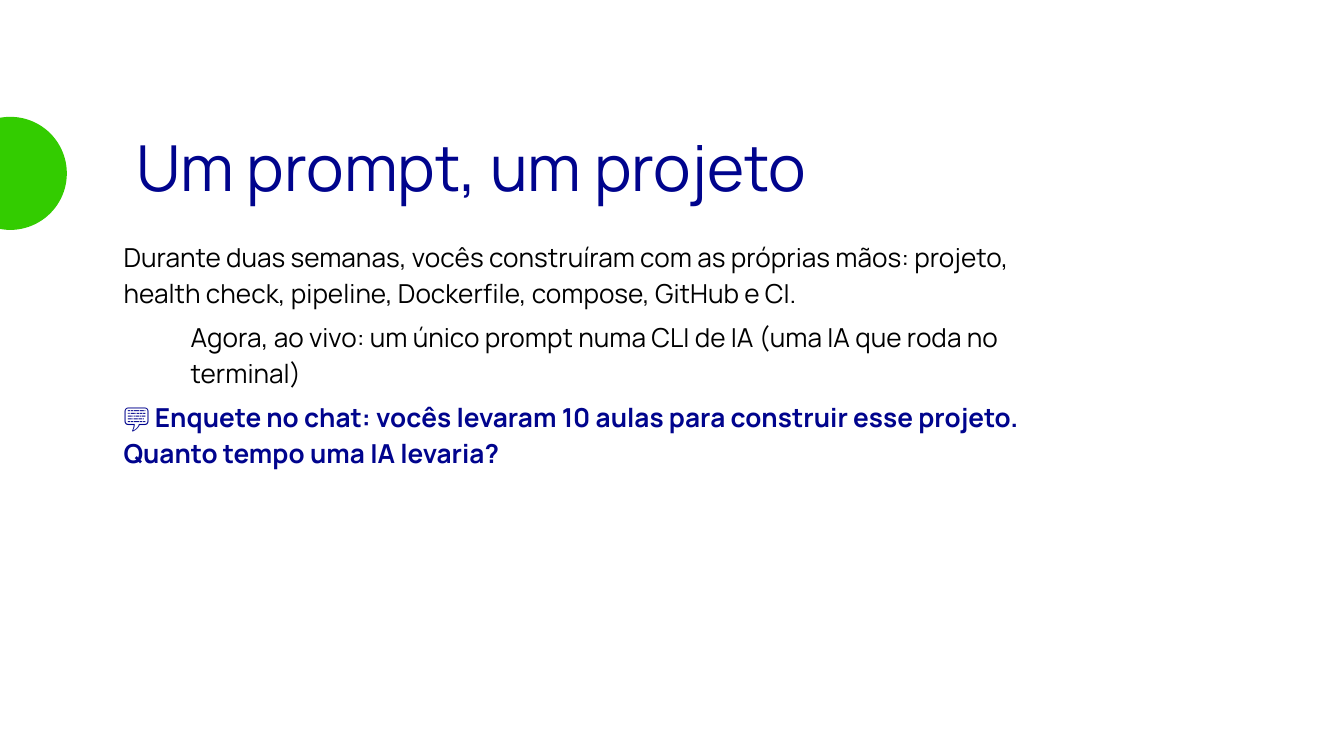
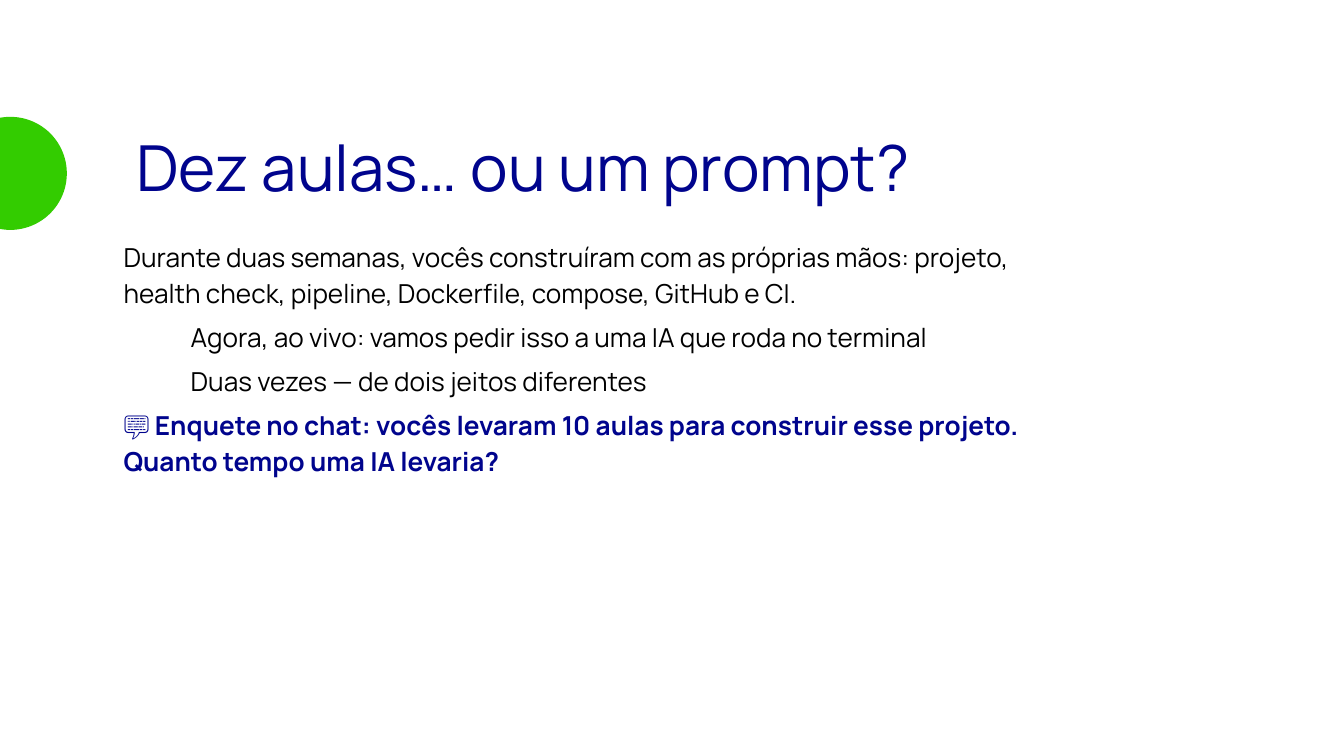
Before and after one commit to matera-vrn/bootcamp-devops-2026, a slide deck: slide 2 of aulas/aula-10-github-actions/aula-extra-ia/slides/aula-extra.odp. Drawn at 1344x756 pixels with LibreOffice and Linux fonts; fonts in the diff are those of the drawing; background and template pictures are left out. Boxes give left, top, right and bottom in pixels: in the first picture for what was removed or moved away, otherwise in the second. Text is boxed around its words. In the diff, an @@ line names an element or a change of style, - is before the commit and + after.

```diff
--- a/aulas/aula-10-github-actions/aula-extra-ia/slides/aula-extra.odp
+++ b/aulas/aula-10-github-actions/aula-extra-ia/slides/aula-extra.odp
@@ text at bbox=[136, 144, 909, 207]: text changed @@
-Um prompt, um projeto
+Dez aulas… ou um prompt?
@@ text at bbox=[191, 327, 926, 398]: text changed @@
-● Agora, ao vivo: um único prompt numa CLI de IA (uma IA que roda no terminal)
+● Agora, ao vivo: vamos pedir isso a uma IA que roda no terminal
+● Duas vezes — de dois jeitos diferentes
```
Also in this commit, not shown: 2 other slides changed, 2 slides added, 13 other files.
